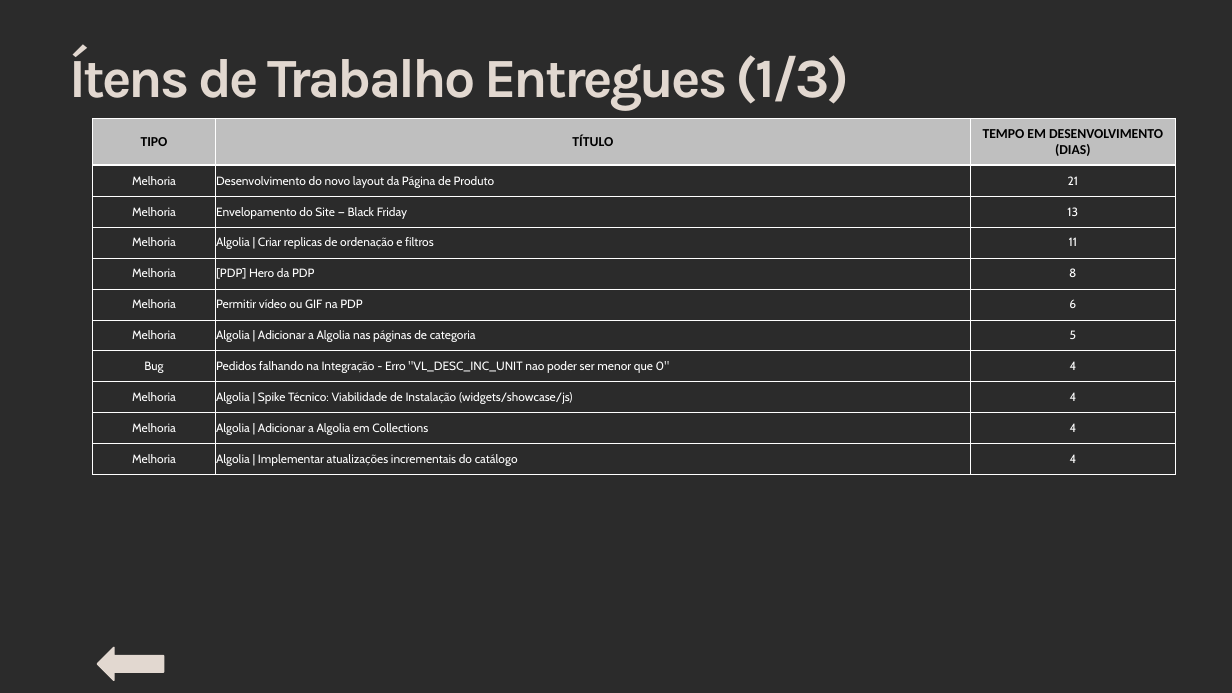
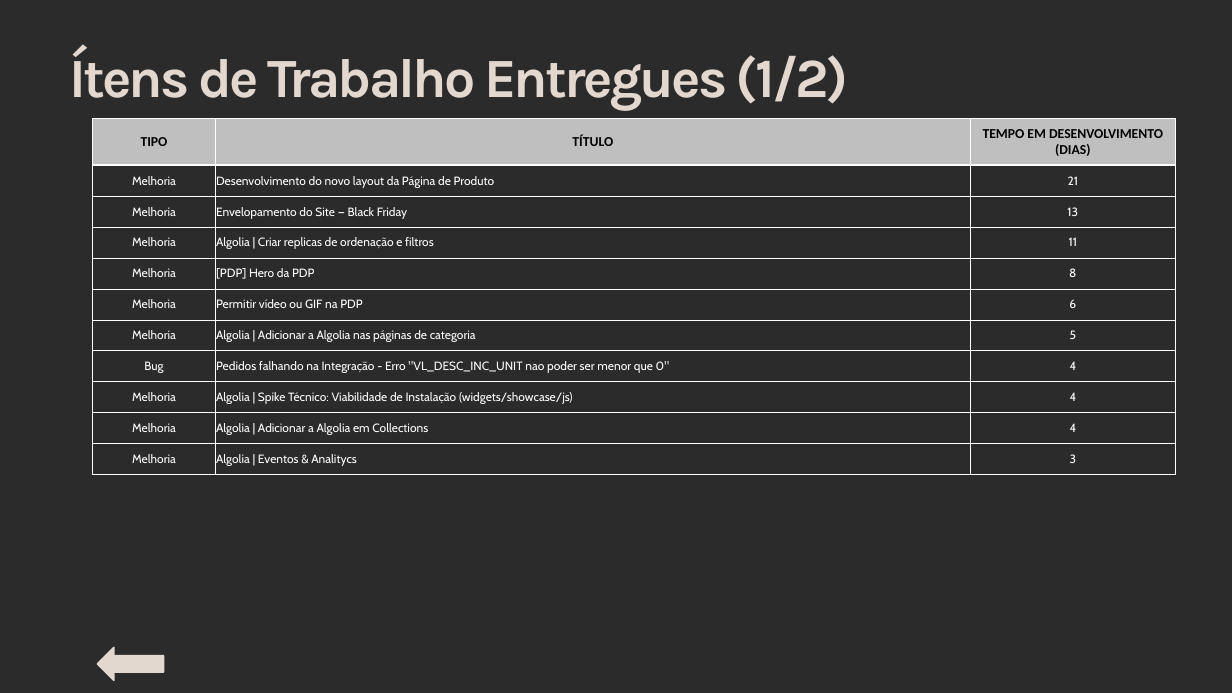
Before and after one commit to fabiovidart1985/vidart, a slide deck: slide 12 of Status Report - Salon Line - Outubro 2026.pptx (slide 14 before the commit). Drawn at 1232x693 pixels with LibreOffice and Linux fonts; fonts in the diff are those of the drawing; background and template pictures are left out; a plain dark background stands for a picture behind light text. Boxes give left, top, right and bottom in pixels: in the first picture for what was removed or moved away, otherwise in the second. Text is boxed around its words. In the diff, an @@ line names an element or a change of style, - is before the commit and + after.

```diff
--- a/Status Report - Salon Line - Outubro 2026.pptx
+++ b/Status Report - Salon Line - Outubro 2026.pptx
@@ text at bbox=[69, 47, 848, 110]: text changed @@
-Ítens de Trabalho Entregues (1/3)
+Ítens de Trabalho Entregues (1/2)
@@ table at bbox=[92, 118, 1175, 470] @@
-row 11, column 2: Algolia | Implementar atualizações incrementais do catálogo
+row 11, column 2: Algolia | Eventos & Analitycs
-row 11, column 3: 4
+row 11, column 3: 3
```
Also in this commit, not shown: 8 other slides changed, 3 slides removed, 1 other file.
